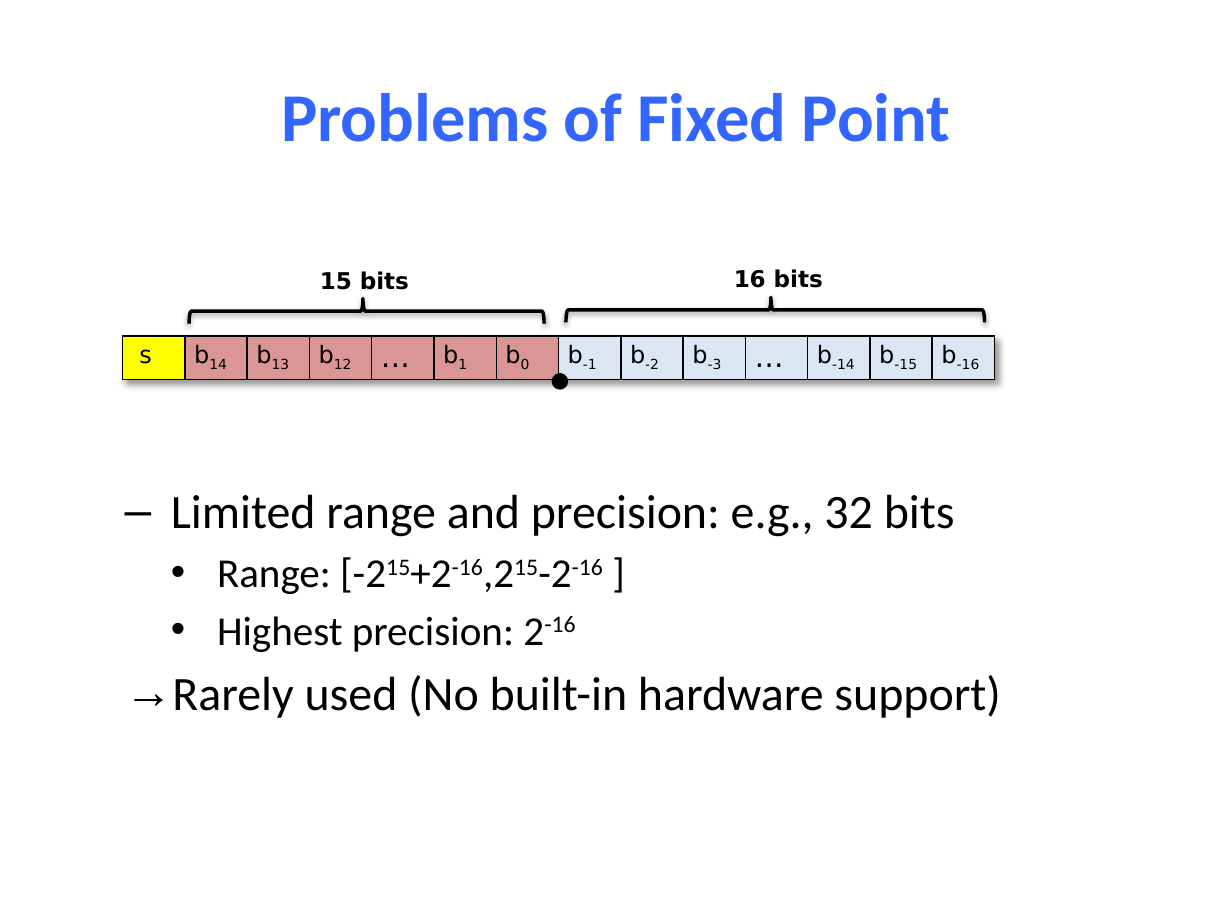
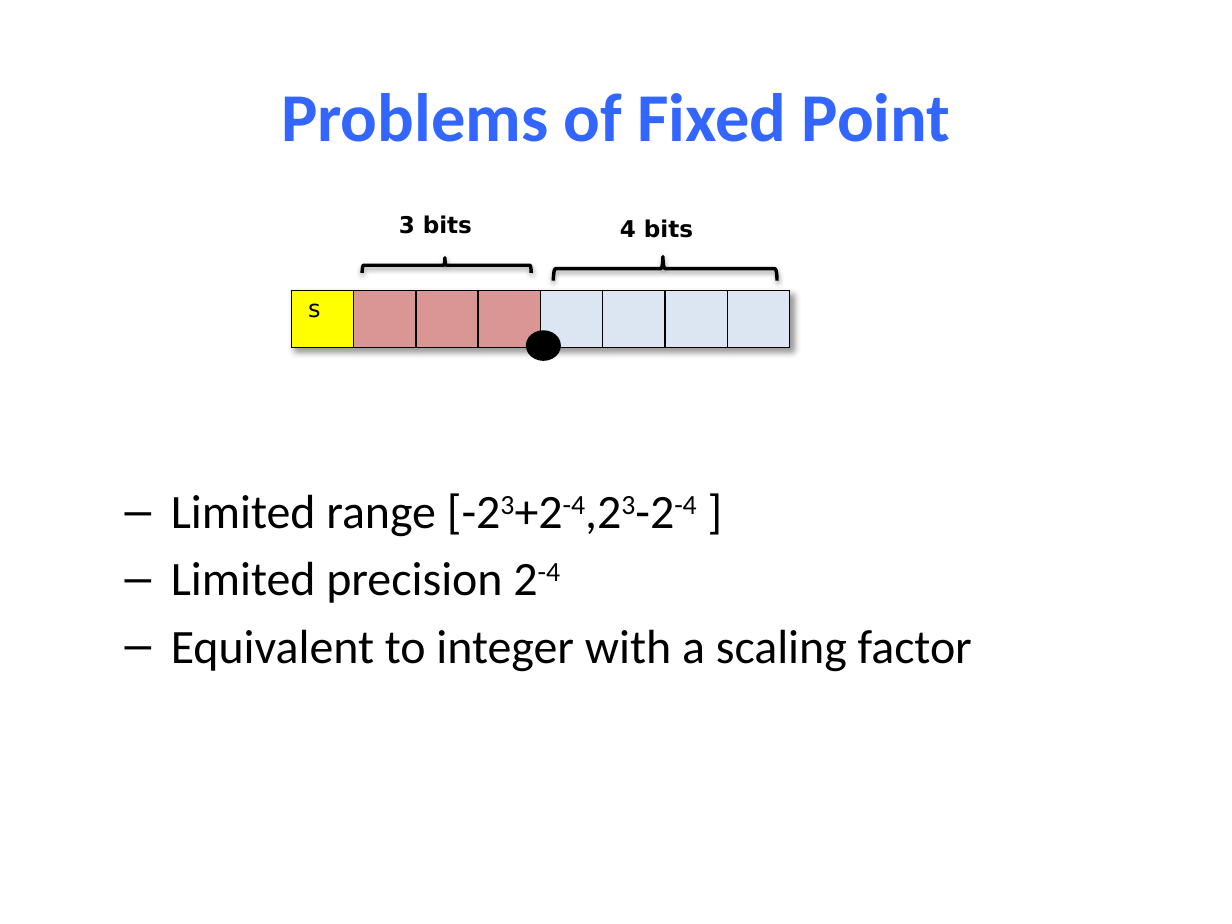
Before and after one commit to NYU-CSO/nyu-cso.github.io, a slide deck: slide 11 of notes/03-floats.pptx (slide 13 before the commit). Drawn at 1232x924 pixels with LibreOffice and Linux fonts; fonts in the diff are those of the drawing. Boxes give left, top, right and bottom in pixels: in the first picture for what was removed or moved away, otherwise in the second. Text is boxed around its words. In the diff, an @@ line names an element or a change of style, - is before the commit and + after.

```diff
--- a/notes/03-floats.pptx
+++ b/notes/03-floats.pptx
@@ text at <box>399,215,472,234</box>: text changed @@
-15 bits
+3 bits
@@ text at <box>620,219,693,238</box>: text changed @@
-16 bits
+4 bits
@@ left brace: place and size @@
-left brace at <box>188,298,543,323</box>
+left brace at <box>362,258,530,273</box>
@@ left brace: place and size @@
-left brace at <box>565,298,984,323</box>
+left brace at <box>553,257,777,280</box>
@@ table added at <box>292,291,795,347</box>, 1 rows, 8 columns @@
+s |  |  |  |  |  |  | 
@@ table removed at <box>122,336,1002,381</box>, 1 rows, 14 columns @@
-s | b14 | b13 | b12 | … | b1 | b0 | b-1 | b-2 | b-3 | … | b-14 | b-15 | b-16
@@ ellipse: place and size @@
-ellipse at <box>553,375,565,387</box>
+ellipse at <box>527,333,558,360</box>
@@ text at <box>171,494,972,672</box>: text changed @@
-  – Limited range and precision: e.g., 32 bits
-    • Range: [-215+2-16,215-2-16 ]
-    • Highest precision: 2-16
-→ Rarely used (No built-in hardware support)
+  – Limited range [-23+2-4,23-2-4 ]
+  – Limited precision 2-4
+  – Equivalent to integer with a scaling factor
```
Also in this commit, not shown: 21 other slides changed, 5 slides added, 20 slides removed, 1 other file.
